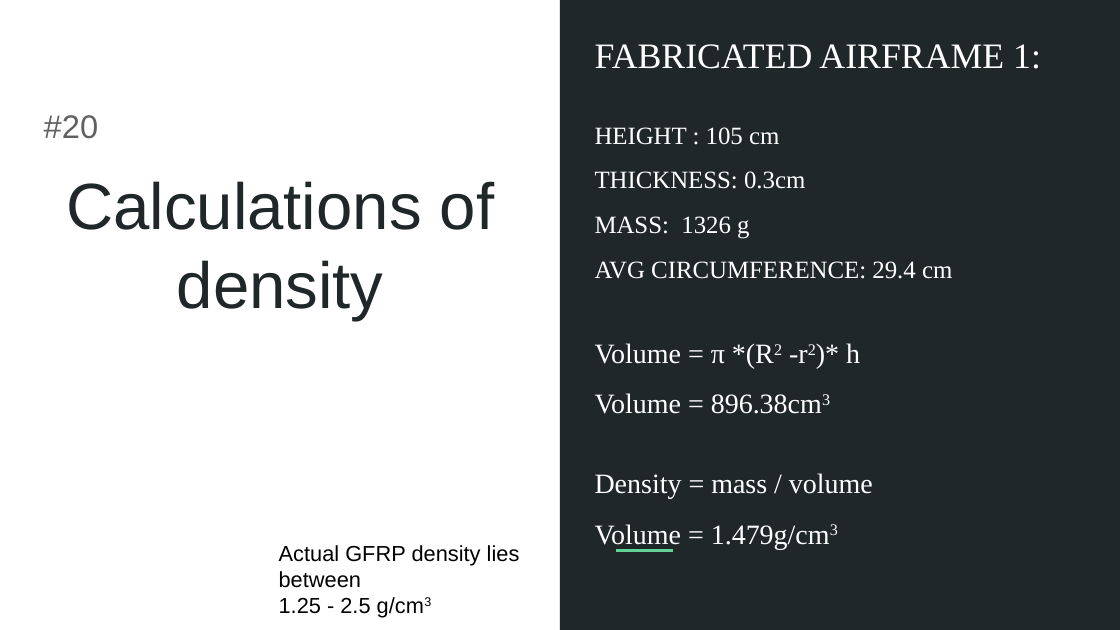
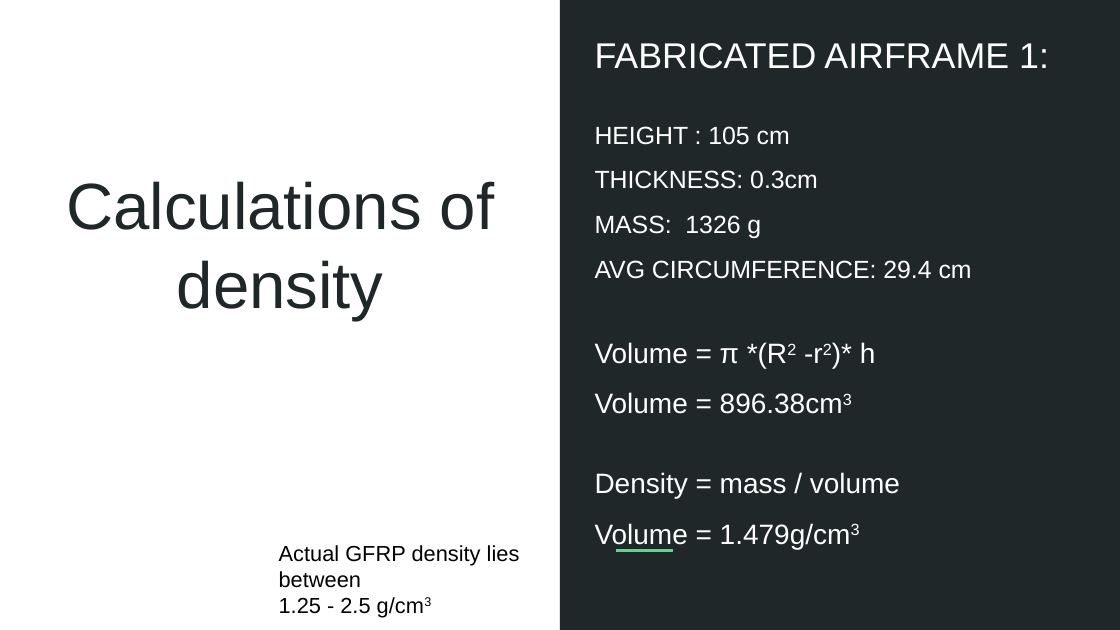
Before and after one commit to nakujaproject/internship2023, a slide deck: slide 15 of airframe-team/week 8/AIRFRAME PROGRESS REPORT _WEEK 8.pptx (slide 5 before the commit). Drawn at 1120x630 pixels with LibreOffice and Linux fonts; fonts in the diff are those of the drawing. Boxes give left, top, right and bottom in pixels: in the first picture for what was removed or moved away, otherwise in the second. Text is boxed around its words. In the diff, an @@ line names an element or a change of style, - is before the commit and + after.

```diff
--- a/airframe-team/week 8/AIRFRAME PROGRESS REPORT _WEEK 8.pptx
+++ b/airframe-team/week 8/AIRFRAME PROGRESS REPORT _WEEK 8.pptx
@@ subtitle removed at [44, 115, 99, 139] @@
-#20
@@ font Times New Roman to Arial in 4 elements at [595, 43, 1049, 69], [595, 126, 972, 279], [595, 342, 876, 414], [595, 472, 900, 549] @@
```
Also in this commit, not shown: 4 other slides changed, 15 slides added, 2 slides removed, 11 other files.
